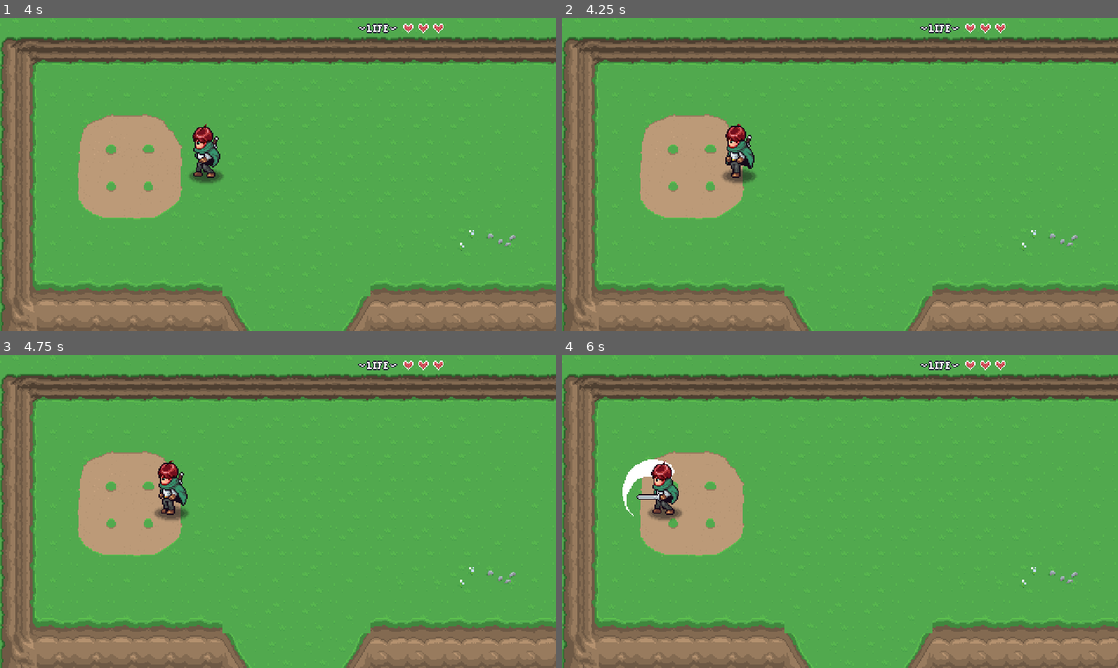
Above: before the commit, frames 1-4 (two rows, left to right).
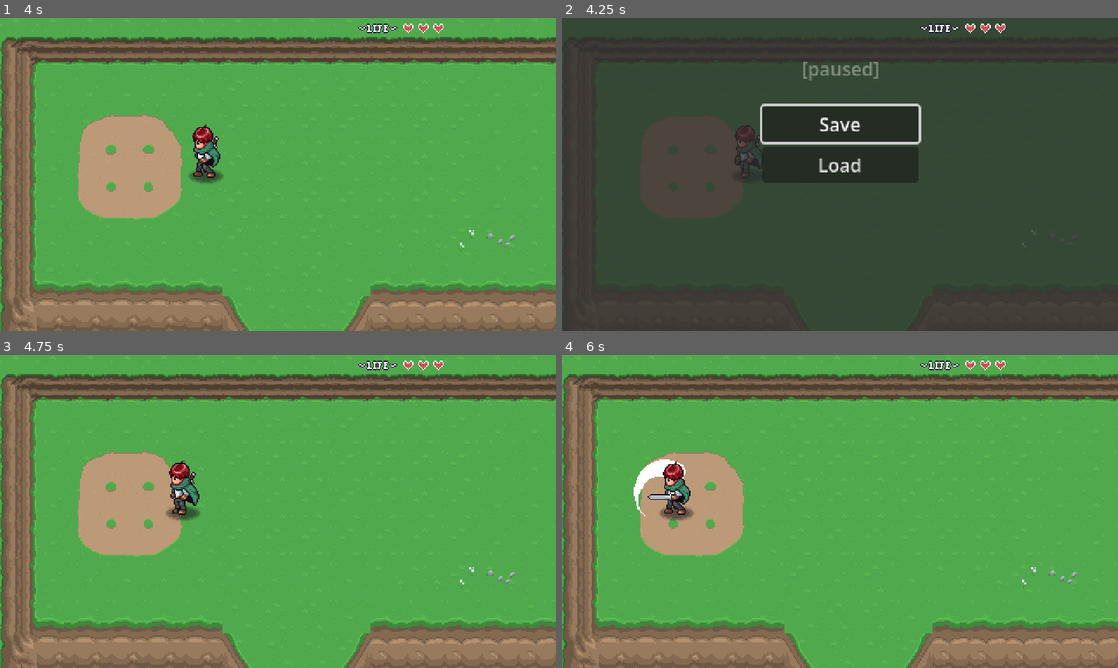
Above: after the commit, the same moments.

Repository: tamslinn/godot-rpg-tutorial
Game: Godot game, scene res://levels/area1/01.tscn
Two runs of this game, one before a commit and one after it. Both use one fixed random seed, a clock stepped at 60 frames per second and the inputs below.
Inputs (mouse positions are in pixels of both pictures, inside the frame that each line leads up to):
- Up to frame 1 (4 s): hold Right (right) 0.53-1.28 s; hold Z (attack) 0.53-1.28 s; hold Down (down) 1.28-2.03 s; tap Z (attack) at 1.35, 2.85 s; hold Right (right) 2.03-2.78 s; hold Z (attack) 2.03-2.78 s; hold Up (up) 2.78-3.53 s; hold Left (left) from 3.53 s (still down); hold Z (attack) from 3.53 s (still down)
- Up to frame 2 (4.25 s): keep holding Left (left); keep holding Z (attack); tap Escape (pause, bound only after the commit) at 4.15 s
- Up to frame 3 (4.75 s): release Left (left) at 4.25 s; release Z (attack) at 4.25 s; click (278, 461) at 4.25 s, where only the run after the commit has a clickable "Save"
- Up to frame 4 (6 s): tap Enter at 5 s; hold Left (left) 5.03-5.78 s; tap Z (attack) at 5.1 s; hold Down (down) from 5.78 s (still down); hold Z (attack) from 5.78 s (still down)

Frame 1 is identical in both runs. In frame 2, 100% of the frame differs, in the area x 0-100%, y 0-100%; in frame 3, 1.1%; in frame 4, 1.4%.

Commit message:
Tutorial Part 15

Diff:
--- a/globals/player_manager.gd
+++ b/globals/player_manager.gd
@@ -18,6 +18,11 @@
 	add_child(player)
 	pass
 
+func set_player_hp(hp: int, max_hp: int) -> void:
+	player.max_hp = max_hp
+	player.hp = hp
+	player.update_hp(0)
+
 func set_player_position(position : Vector2) -> void:
 	print("setting player position")
 	player.global_position = position
--- /dev/null
+++ b/globals/save_manager.gd
@@ -0,0 +1,56 @@
+extends Node
+
+const SAVE_PATH = "user://game.sav"
+
+signal game_loaded
+signal game_saved
+
+var current_save : Dictionary = {
+	scene_path = "",
+	player = {
+		hp = 1,
+		max_hp = 1,
+		pos_x = 0,
+		pos_y = 0
+	},
+	items = [],
+	persistence = [],
+	quests = []
+}
+
+func save_game() -> void:
+	update_player_data()
+	update_scene_path()
+	var file := FileAccess.open(SAVE_PATH, FileAccess.WRITE)
+	var json = JSON.stringify(current_save)
+	file.store_line(json)
+	game_saved.emit()
+
+
+func load_game() -> void:
+	var file := FileAccess.open(SAVE_PATH, FileAccess.READ)
+	var json := JSON.new()
+	json.parse(file.get_line())
+	current_save = json.get_data() as Dictionary
+
+	LevelManager.load_new_level(current_save.scene_path, "", Vector2.ZERO)
+	await LevelManager.level_load_started
+	PlayerManager.set_player_position( Vector2(current_save.player.pos_x, current_save.player.pos_y))
+	PlayerManager.set_player_hp(current_save.player.hp, current_save.player.max_hp)
+
+	await LevelManager.level_loaded
+	game_loaded.emit()
+
+func update_player_data() -> void:
+	var p : Player = PlayerManager.player
+	current_save.player.hp = p.hp
+	current_save.player.max_hp = p.max_hp
+	current_save.player.pos_x = p.global_position.x
+	current_save.player.pos_y = p.global_position.y
+
+func update_scene_path() -> void:
+	var scene : String = ""
+	for c in get_tree().root.get_children():
+		if c is Level:
+			scene = c.scene_file_path
+	current_save.scene_path = scene
--- /dev/null
+++ b/gui/pause_menu/pause_menu.gd
@@ -0,0 +1,45 @@
+extends CanvasLayer
+
+@onready var button_save: Button = $ColorRect/VBoxContainer/ButtonSave
+@onready var button_load: Button = $ColorRect/VBoxContainer/ButtonLoad
+
+var is_paused : bool = false
+
+func _ready() -> void:
+	hide_pause_menu()
+	button_save.pressed.connect(_on_save_pressed)
+	button_load.pressed.connect(_on_load_pressed)
+	pass
+
+func _unhandled_input(event: InputEvent) -> void:
+	if event.is_action_pressed("pause"):
+		if is_paused:
+			hide_pause_menu()
+		else:
+			show_pause_menu()
+		get_viewport().set_input_as_handled()
+
+
+func show_pause_menu() -> void:
+	get_tree().paused = true
+	visible = true
+	is_paused = true
+	button_save.grab_focus()
+
+func hide_pause_menu() -> void:
+	get_tree().paused = false
+	visible = false
+	is_paused = false
+
+func _on_save_pressed() -> void:
+	if !is_paused:
+		return
+	SaveManager.save_game()
+	hide_pause_menu()
+
+func _on_load_pressed() -> void:
+	if !is_paused:
+		return
+	SaveManager.load_game()
+	await LevelManager.level_load_started
+	hide_pause_menu()
--- /dev/null
+++ b/gui/pause_menu/pause_menu.tscn
@@ -0,0 +1,49 @@
+[gd_scene format=3 uid="uid://dtwr7rodrkria"]
+
+[ext_resource type="Script" uid="uid://di03e8oot84e8" path="res://gui/pause_menu/pause_menu.gd" id="1_rwe7i"]
+
+[node name="PauseMenu" type="CanvasLayer" unique_id=1471083051]
+process_mode = 3
+script = ExtResource("1_rwe7i")
+
+[node name="ColorRect" type="ColorRect" parent="." unique_id=811974823]
+anchors_preset = 15
+anchor_right = 1.0
+anchor_bottom = 1.0
+grow_horizontal = 2
+grow_vertical = 2
+color = Color(0.18039216, 0.18039216, 0.18039216, 0.7921569)
+
+[node name="VBoxContainer" type="VBoxContainer" parent="ColorRect" unique_id=1096090022]
+layout_mode = 1
+anchors_preset = 8
+anchor_left = 0.5
+anchor_top = 0.5
+anchor_right = 0.5
+anchor_bottom = 0.5
+offset_left = -67.5
+offset_top = -59.5
+offset_right = 67.5
+offset_bottom = 59.5
+grow_horizontal = 2
+grow_vertical = 2
+
+[node name="ButtonSave" type="Button" parent="ColorRect/VBoxContainer" unique_id=525393890]
+layout_mode = 2
+text = "Save"
+
+[node name="ButtonLoad" type="Button" parent="ColorRect/VBoxContainer" unique_id=586961309]
+layout_mode = 2
+text = "Load"
+
+[node name="Label" type="Label" parent="." unique_id=256502200]
+modulate = Color(1, 1, 1, 0.38039216)
+anchors_preset = 5
+anchor_left = 0.5
+anchor_right = 0.5
+offset_left = -33.0
+offset_top = 32.0
+offset_right = 34.0
+offset_bottom = 55.0
+grow_horizontal = 2
+text = "[paused]"
--- a/gui/player_hud/player_hud.tscn
+++ b/gui/player_hud/player_hud.tscn
@@ -15,6 +15,7 @@
 anchor_bottom = 1.0
 grow_horizontal = 2
 grow_vertical = 2
+mouse_filter = 2
 
 [node name="Sprite2D" type="Sprite2D" parent="Control" unique_id=1933036995]
 position = Vector2(326, 9)
--- a/project.godot
+++ b/project.godot
@@ -25,6 +25,8 @@
 PlayerHud="*uid://xi7mrwdecea"
 PlayerManager="*res://globals/player_manager.gd"
 SceneTransition="*uid://b8oy06s862gao"
+SaveManager="*uid://bn80aoxwbua8h"
+PauseMenu="*uid://dtwr7rodrkria"
 
 [display]
 
@@ -36,6 +38,20 @@
 
 [input]
 
+ui_accept={
+"deadzone": 0.5,
+"events": [Object(InputEventKey,"resource_local_to_scene":false,"resource_name":"","device":0,"window_id":0,"alt_pressed":false,"shift_pressed":false,"ctrl_pressed":false,"meta_pressed":false,"pressed":false,"keycode":4194309,"physical_keycode":0,"key_label":0,"unicode":0,"location":0,"echo":false,"script":null)
+, Object(InputEventKey,"resource_local_to_scene":false,"resource_name":"","device":0,"window_id":0,"alt_pressed":false,"shift_pressed":false,"ctrl_pressed":false,"meta_pressed":false,"pressed":false,"keycode":4194310,"physical_keycode":0,"key_label":0,"unicode":0,"location":0,"echo":false,"script":null)
+, Object(InputEventKey,"resource_local_to_scene":false,"resource_name":"","device":0,"window_id":0,"alt_pressed":false,"shift_pressed":false,"ctrl_pressed":false,"meta_pressed":false,"pressed":false,"keycode":32,"physical_keycode":0,"key_label":0,"unicode":32,"location":0,"echo":false,"script":null)
+, Object(InputEventJoypadButton,"resource_local_to_scene":false,"resource_name":"","device":-1,"button_index":0,"pressure":0.0,"pressed":false,"script":null)
+]
+}
+ui_cancel={
+"deadzone": 0.5,
+"events": [Object(InputEventKey,"resource_local_to_scene":false,"resource_name":"","device":0,"window_id":0,"alt_pressed":false,"shift_pressed":false,"ctrl_pressed":false,"meta_pressed":false,"pressed":false,"keycode":4194305,"physical_keycode":0,"key_label":0,"unicode":0,"location":0,"echo":false,"script":null)
+, Object(InputEventJoypadButton,"resource_local_to_scene":false,"resource_name":"","device":-1,"button_index":1,"pressure":0.0,"pressed":false,"script":null)
+]
+}
 up={
 "deadzone": 0.2,
 "events": [Object(InputEventKey,"resource_local_to_scene":false,"resource_name":"","device":-1,"window_id":0,"alt_press …(195 unchanged characters)…
@@ -61,6 +77,12 @@
 "events": [Object(InputEventKey,"resource_local_to_scene":false,"resource_name":"","device":-1,"window_id":0,"alt_press …(192 unchanged characters)…
 ]
 }
+pause={
+"deadzone": 0.2,
+"events": [Object(InputEventKey,"resource_local_to_scene":false,"resource_name":"","device":0,"window_id":0,"alt_pressed":false,"shift_pressed":false,"ctrl_pressed":false,"meta_pressed":false,"pressed":false,"keycode":0,"physical_keycode":4194305,"key_label":0,"unicode":0,"location":0,"echo":false,"script":null)
+, Object(InputEventJoypadButton,"resource_local_to_scene":false,"resource_name":"","device":-1,"button_index":6,"pressure":0.0,"pressed":false,"script":null)
+]
+}
 
 [layer_names]
 
Not shown, added: globals/save_manager.gd.uid
Not shown, added: gui/pause_menu/pause_menu.gd.uid
